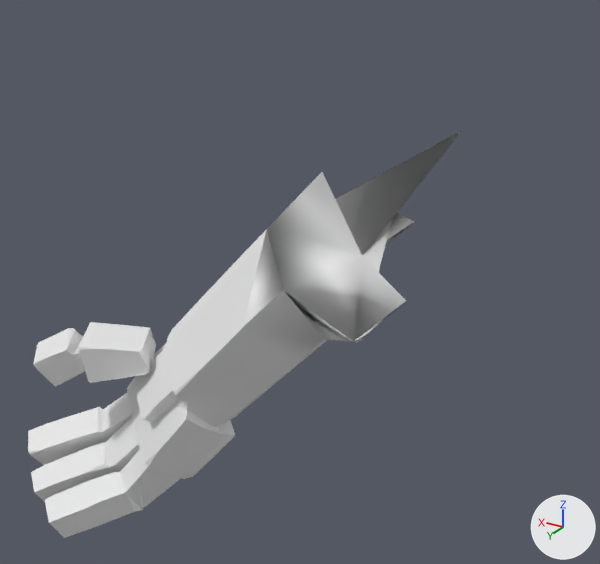
The OBJ model src/main/resources/assets/kn8/meshes/kaiju_no9/forearm_right.obj: old version first, new version second.
Both versions are drawn from a camera (50 mm lens) standing at (0.147, 0.499, 1.339) and looking at (0.477, -0.052, 1.064). Every picture has the same lights, and +X, +Y and +Z are marked at lower right. The older version comes first. Where no turn or scale is listed for an object, it has been applied to the vertices. Vertices at exactly the same position are counted once.

Objects in the first picture: 'forearm_right'.
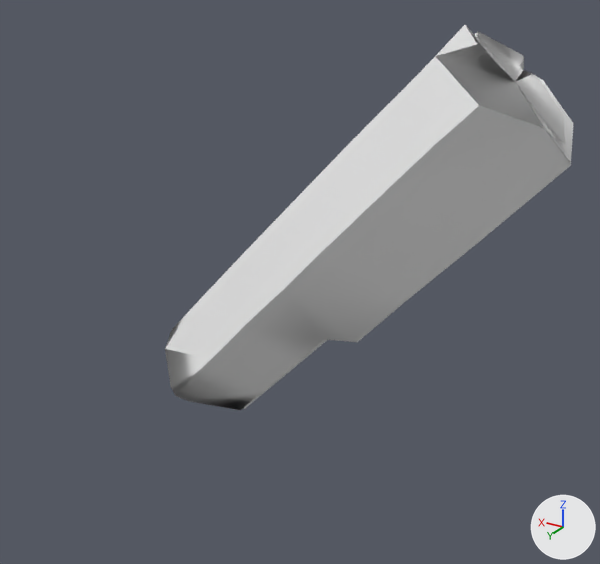
Changed parts and their boxes (x1, y1, x2, y2) in the pictures (600 x 564 px):
'forearm_right', reshaped: before (28, 131, 461, 538); after (165, 25, 573, 410)
part 1 of me_forearm_right, cut back: before (28, 322, 244, 538)
part 2 of me_forearm_right, built on: before (267, 131, 461, 342); after (283, 25, 573, 301)

What changed in the scene script:
```text
Change me_forearm_right:
    used by ob_forearm_right; location = (0.0, 0.0, 0.0)
    remove me_forearm_right.from_pydata(...)  # 342 vertices, 680 faces; spans x 0.361..0.762, y -0.097..0.077, z 0.795..1.198
    add me_forearm_right.from_pydata(...)  # 134 vertices, 264 faces; spans x 0.266..0.594, y -0.108..0.024, z 0.932..1.279
    me_forearm_right part 1: 261 vertices removed from x 0.533..0.762, y -0.075..0.077, z 0.795..1.0; 1 vertex added at x 0.559, y -0.027, z 0.966
    me_forearm_right part 2: 1 vertex removed from x 0.417, y -0.047, z 1.101; 53 vertices added at x 0.266..0.426, y -0.108..0.012, z 1.097..1.279
```
